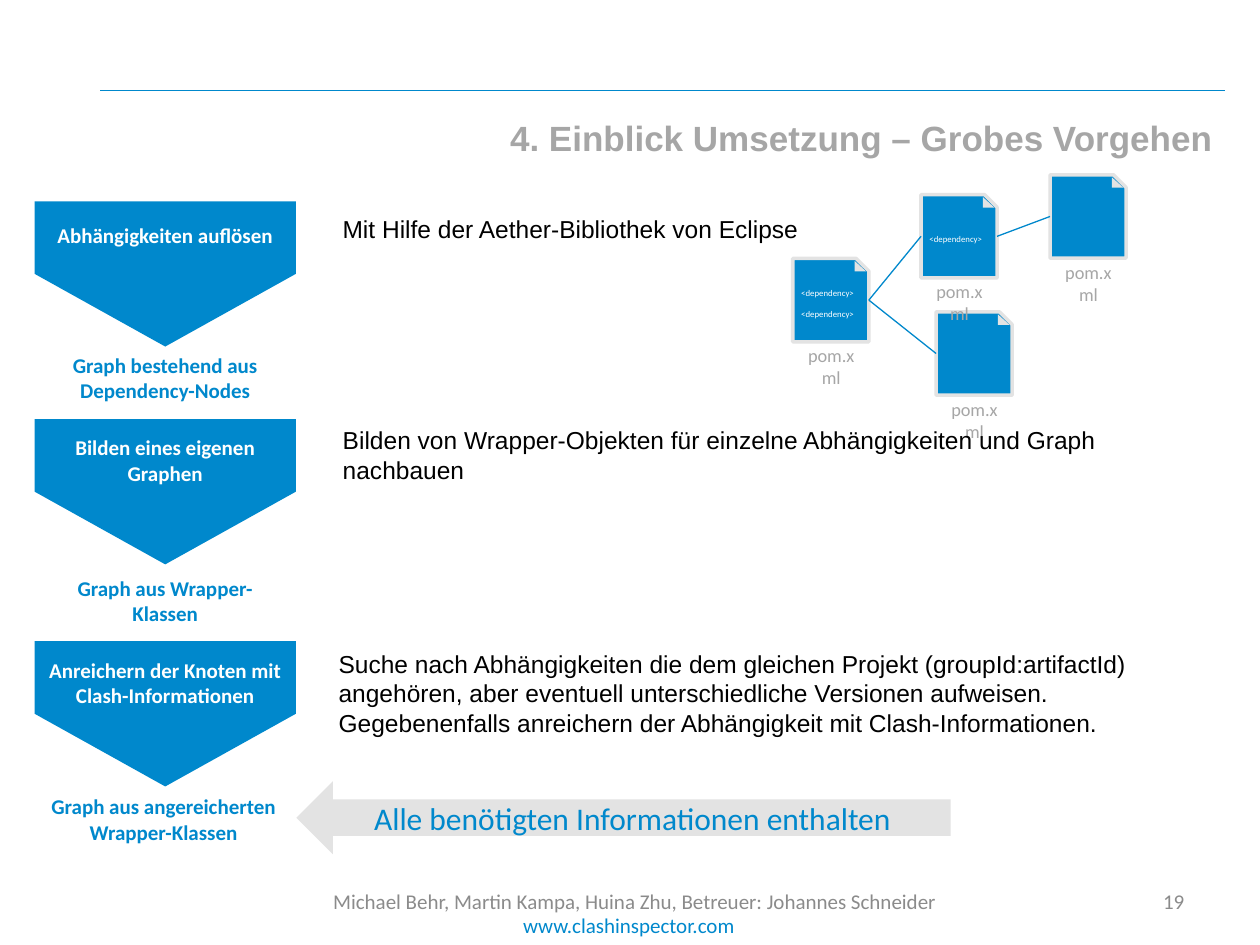
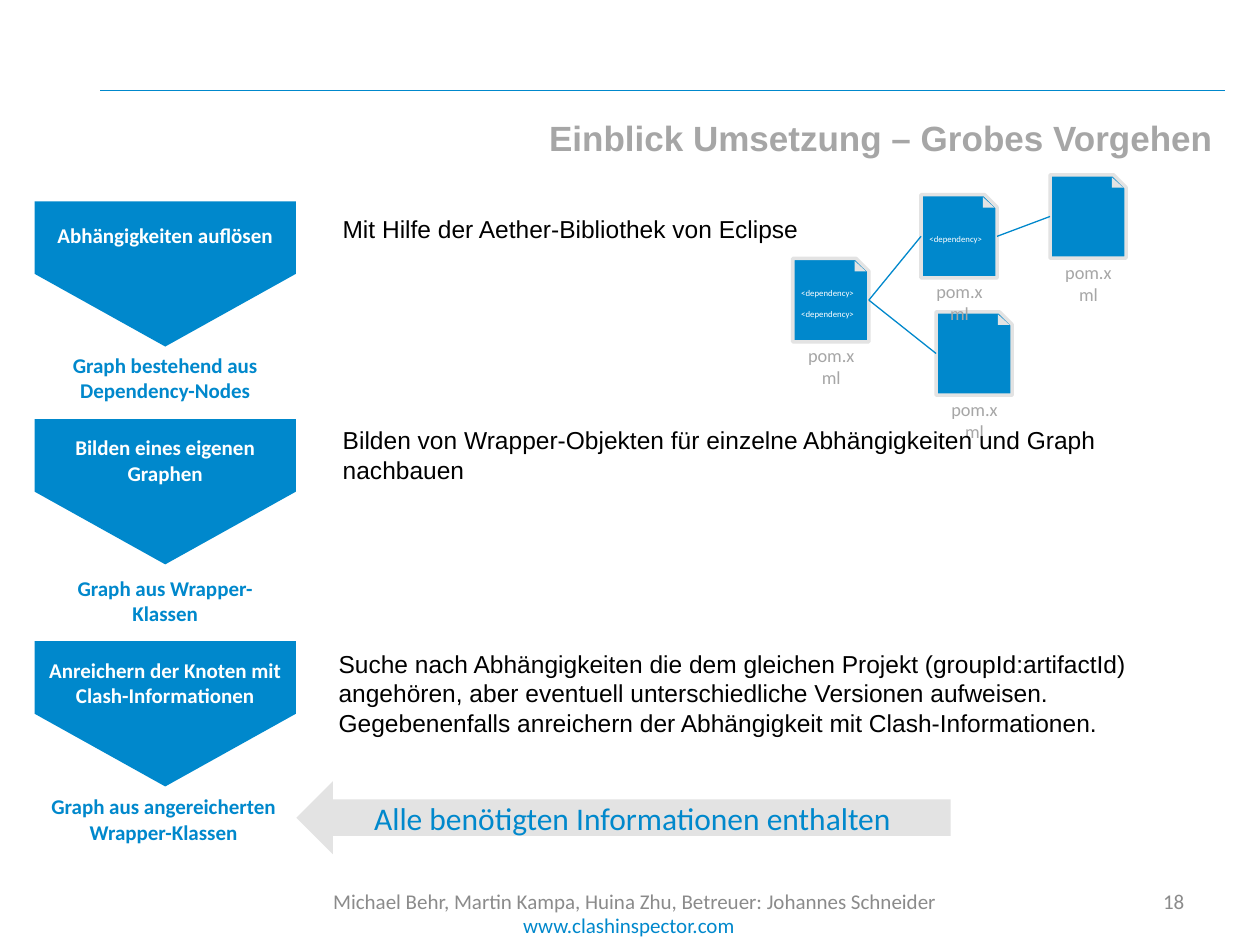
Before and after one commit to cedarsoft/clashinspector.com, a slide deck: slide 18 of presentation/Jahresprojekt Endpräsentation.pptx (slide 19 before the commit). Drawn at 1260x945 pixels with LibreOffice and Linux fonts; fonts in the diff are those of the drawing; background and template pictures are left out. Boxes give left, top, right and bottom in pixels: in the first picture for what was removed or moved away, otherwise in the second. Text is boxed around its words. In the diff, an @@ line names an element or a change of style, - is before the commit and + after.

```diff
--- a/presentation/Jahresprojekt Endpräsentation.pptx
+++ b/presentation/Jahresprojekt Endpräsentation.pptx
@@ text at box(549, 126, 1212, 157): text changed @@
-4. Einblick Umsetzung – Grobes Vorgehen
+Einblick Umsetzung – Grobes Vorgehen
@@ page number at box(1163, 895, 1184, 909): text changed @@
-19
+18
```
Also in this commit, not shown: 11 other slides changed, 4 other files.
